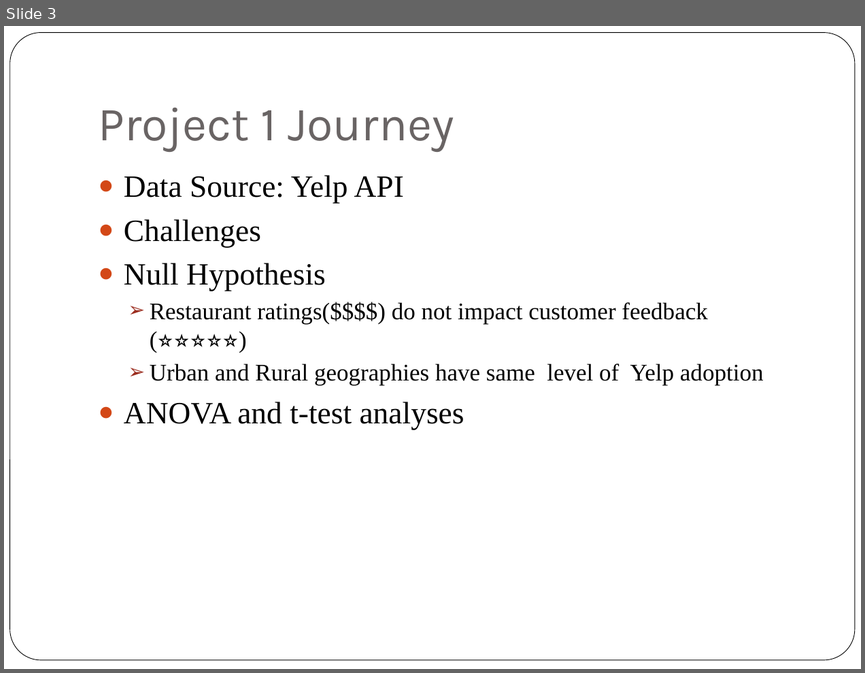
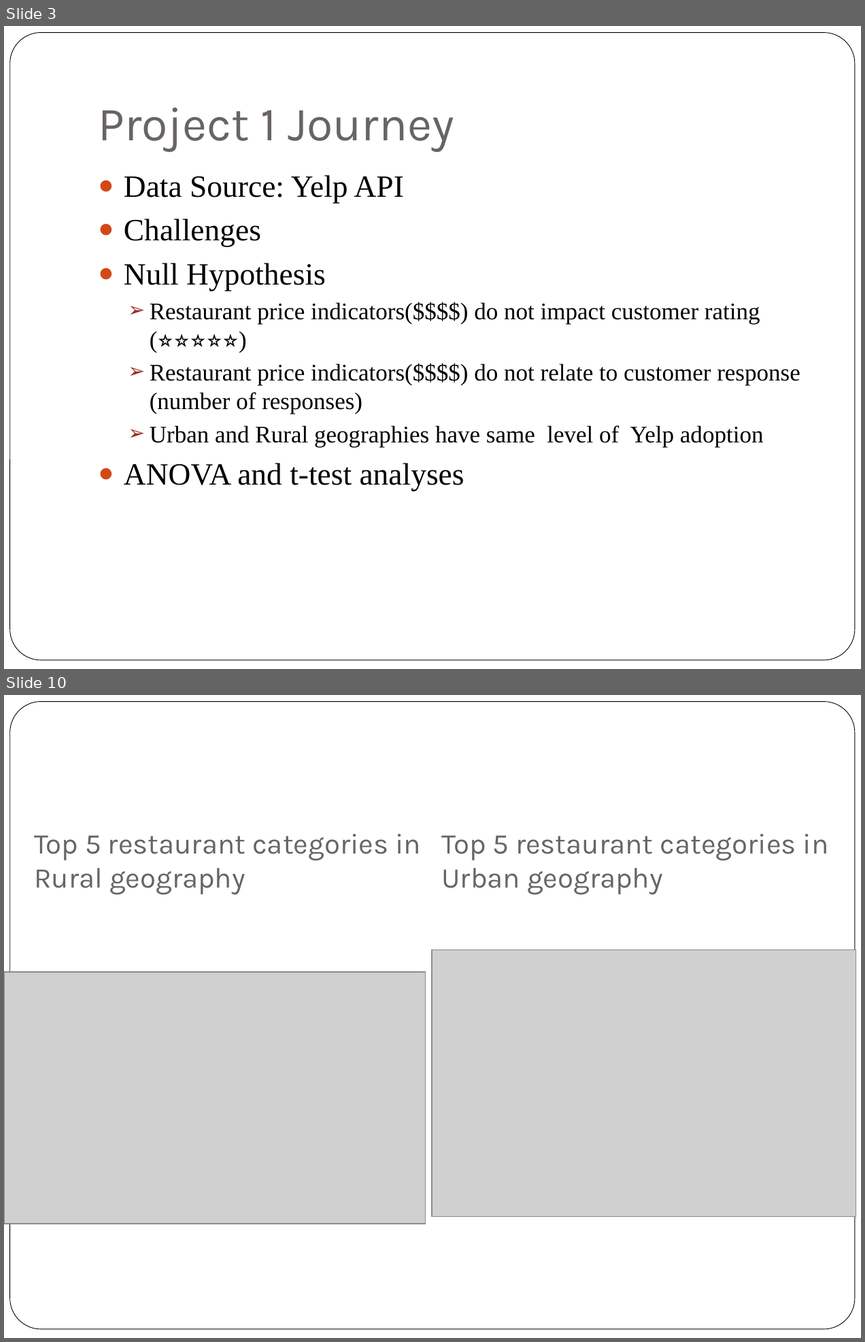
Before and after one commit to achin83/MayUulYanAnd, a slide deck: Project 1.ppt. Shown one above the other, each under a label of ours: slide 3 before the commit, slides 3 and 10 after it; the slides between them are not shown. The pictures are 865x673 and 865x1342 pixels, drawn with LibreOffice and Linux fonts; fonts in the diff are those of the drawing; grey boxes stand for pictures. Boxes give left, top, right and bottom in pixels: in the first picture for what was removed or moved away, otherwise in the second. Text is boxed around its words. In the diff, an @@ line names an element or a change of style, - is before the commit and + after.

```diff
--- a/Project 1.ppt
+++ b/Project 1.ppt
@@ slide 10 added at box(4, 695, 861, 1338), background #FFFFFF; not listed: 1 template element that a slide beside it also shows @@
@@ title added at box(34, 834, 421, 895), 24 pt, text #696464 @@
+Top 5 restaurant categories in Rural geography
@@ text added at box(441, 834, 829, 895), 24 pt, text #696464 @@
+Top 5 restaurant categories in Urban geography
@@ picture added at box(432, 949, 855, 1216) @@
@@ picture added at box(4, 972, 426, 1223) @@
@@ slide 3 changed as well @@
@@ text at box(150, 301, 800, 414): text changed @@
-  ➢ Restaurant ratings($$$$) do not impact customer feedback (⭐⭐⭐⭐⭐)
+  ➢ Restaurant price indicators($$$$) do not impact customer rating (⭐⭐⭐⭐⭐)
+  ➢ Restaurant price indicators($$$$) do not relate to customer response (number of responses)
```
Also in this commit, not shown: 2 other slides changed, 6 other slides added, 1 slide removed, 2 other files.
